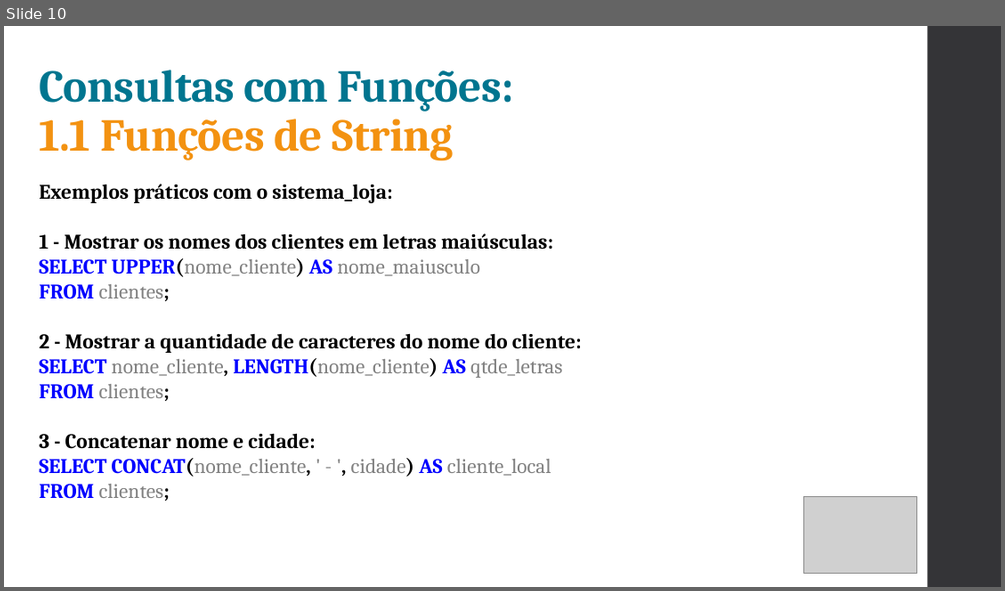
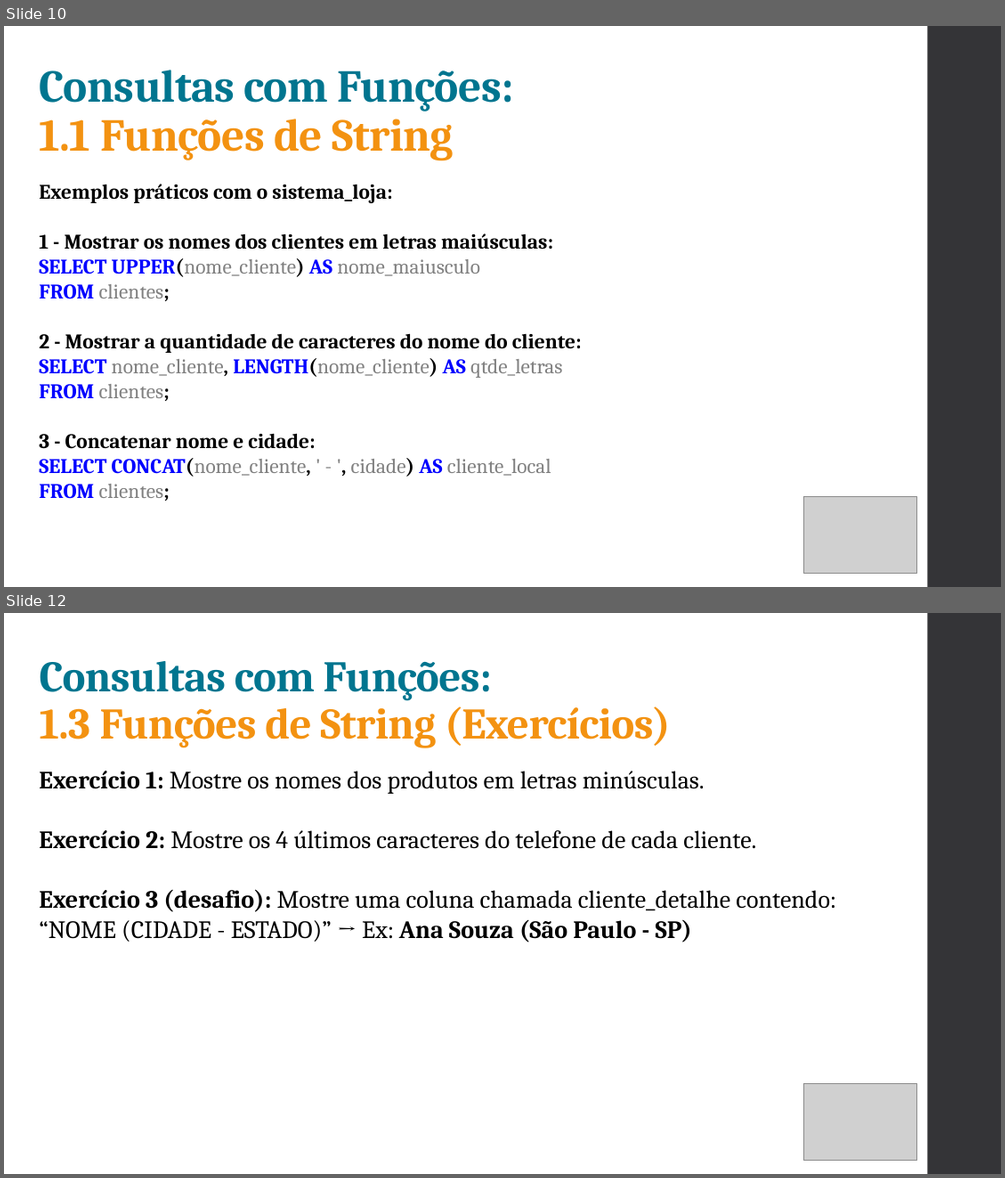
Before and after one commit to ruanSTT/database-mysql, a slide deck: Aula 03/Aula03.pptx. Shown one above the other, each under a label of ours: slide 10 before the commit, slides 10 and 12 after it; the slides between them are not shown. The pictures are 1005x591 and 1005x1178 pixels, drawn with LibreOffice and Linux fonts; fonts in the diff are those of the drawing; grey boxes stand for pictures. Boxes give left, top, right and bottom in pixels: in the first picture for what was removed or moved away, otherwise in the second. Text is boxed around its words. In the diff, an @@ line names an element or a change of style, - is before the commit and + after.

```diff
--- a/Aula 03/Aula03.pptx
+++ b/Aula 03/Aula03.pptx
@@ slide 12 added at (4,613,1001,1174), background #FFFFFF; not listed: 1 template element that a slide beside it also shows @@
@@ title added at (40,661,671,748), 42 pt, text #F39211, bold @@
+Consultas com Funções:
+1.3 Funções de String (Exercícios)
@@ text added at (39,771,836,942), 24 pt, text #000000 @@
+Exercício 1: Mostre os nomes dos produtos em letras minúsculas.
+Exercício 2: Mostre os 4 últimos caracteres do telefone de cada cliente.
+Exercício 3 (desafio): Mostre uma coluna chamada cliente_detalhe contendo:
+“NOME (CIDADE - ESTADO)” → Ex: Ana Souza (São Paulo - SP)
@@ picture added at (803,1083,917,1159) @@
```
Also in this commit, not shown: 1 slide changed, 9 other slides added, 1 other file.
